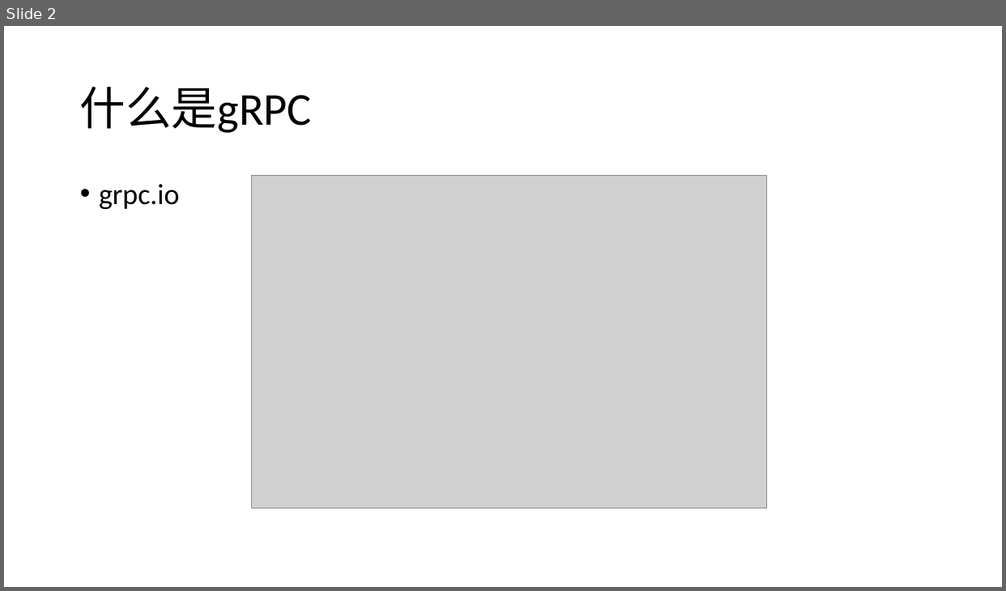
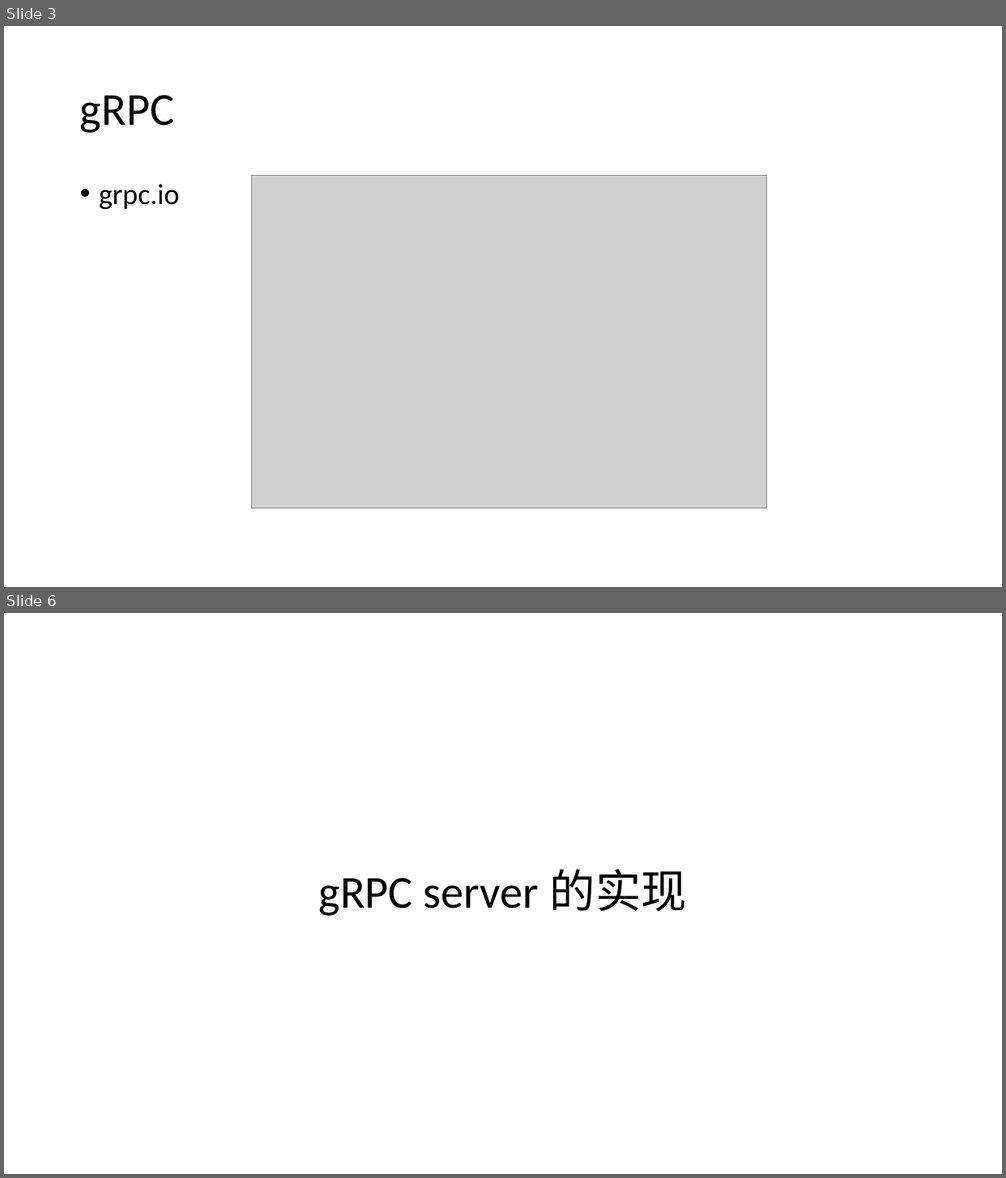
Before and after one commit to llaoj/my-share, a slide deck: grpc/index.pptx. Shown one above the other, each under a label of ours: slide 2 before the commit, slides 3 and 6 after it; the slides between them are not shown. The pictures are 1006x591 and 1006x1178 pixels, drawn with LibreOffice and Linux fonts; fonts in the diff are those of the drawing; grey boxes stand for pictures. Boxes give left, top, right and bottom in pixels: in the first picture for what was removed or moved away, otherwise in the second. Text is boxed around its words. In the diff, an @@ line names an element or a change of style, - is before the commit and + after.

```diff
--- a/grpc/index.pptx
+++ b/grpc/index.pptx
@@ slide 6 added at bbox=[4, 613, 1002, 1174], background #FFFFFF @@
@@ title added at bbox=[318, 869, 687, 916], 44 pt, text #000000 @@
+gRPC server 的实现
@@ what was slide 2 is now slide 3 @@
@@ slide 3 changed as well @@
@@ title at bbox=[80, 95, 174, 133]: text changed @@
-什么是gRPC
+gRPC
```
Also in this commit, not shown: 4 other slides changed, 5 other slides added.
